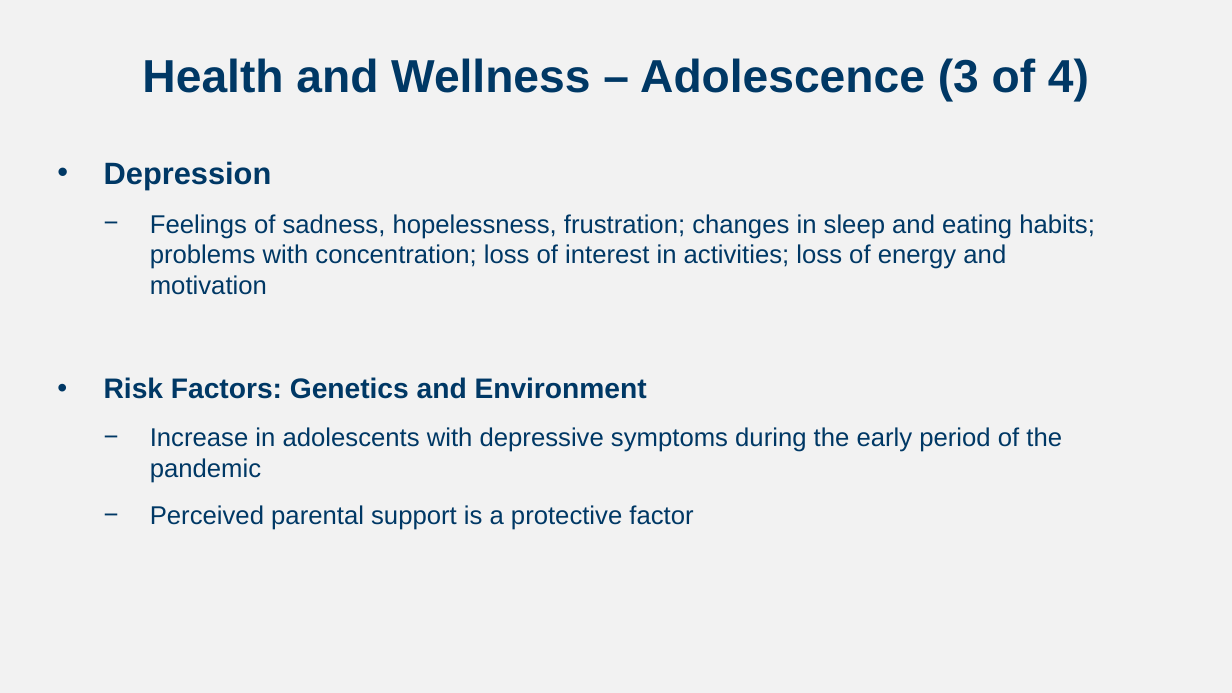
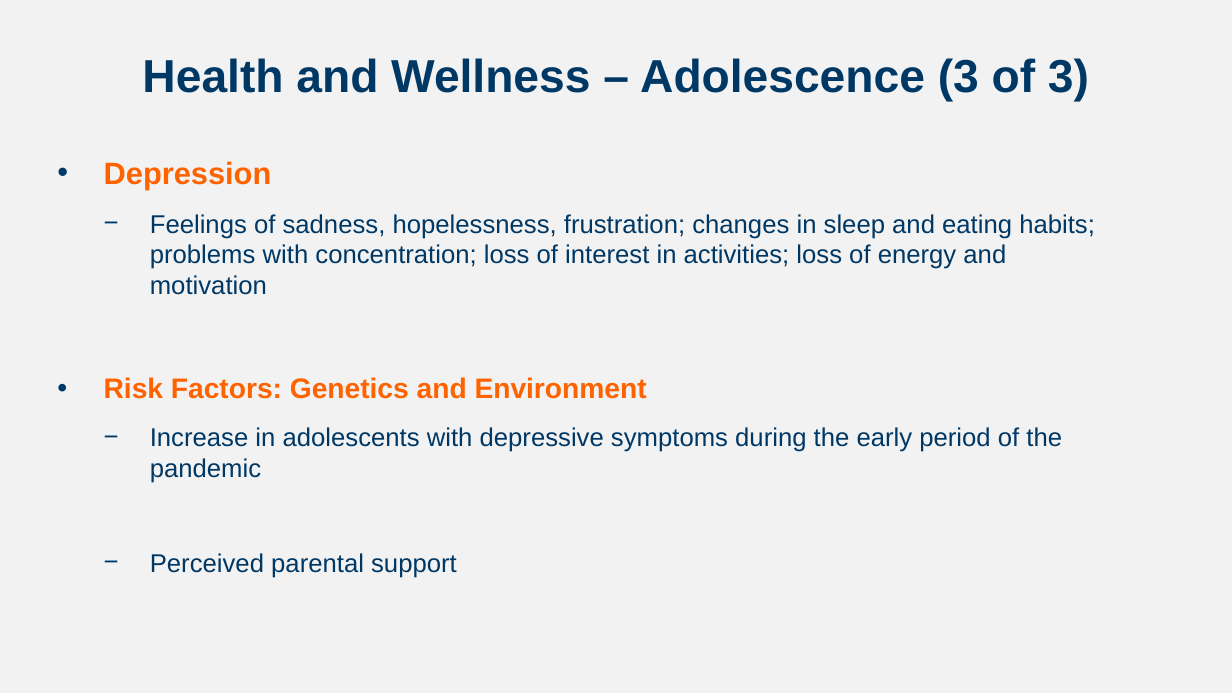
Before and after one commit to npm27/Teaching-Materials, a slide deck: slide 18 of Developmental Fall 23/Slides/Chapter 5.pptx (slide 10 before the commit). Drawn at 1232x693 pixels with LibreOffice and Linux fonts; fonts in the diff are those of the drawing. Boxes give left, top, right and bottom in pixels: in the first picture for what was removed or moved away, otherwise in the second. Text is boxed around its words. In the diff, an @@ line names an element or a change of style, - is before the commit and + after.

```diff
--- a/Developmental Fall 23/Slides/Chapter 5.pptx
+++ b/Developmental Fall 23/Slides/Chapter 5.pptx
@@ title at bbox=[142, 58, 1089, 102]: text changed @@
-Health and Wellness – Adolescence (3 of 4)
+Health and Wellness – Adolescence (3 of 3)
@@ text at bbox=[104, 161, 647, 399]: text colour #003865 to #FF6300 in "Depression", "Risk Factors: Genetics and Environment" @@
@@ text at bbox=[150, 553, 457, 578]: text changed @@
-  − Perceived parental support is a protective factor
+  − Perceived parental support
```
Also in this commit, not shown: 12 other slides changed, 13 slides added, 4 other files.
